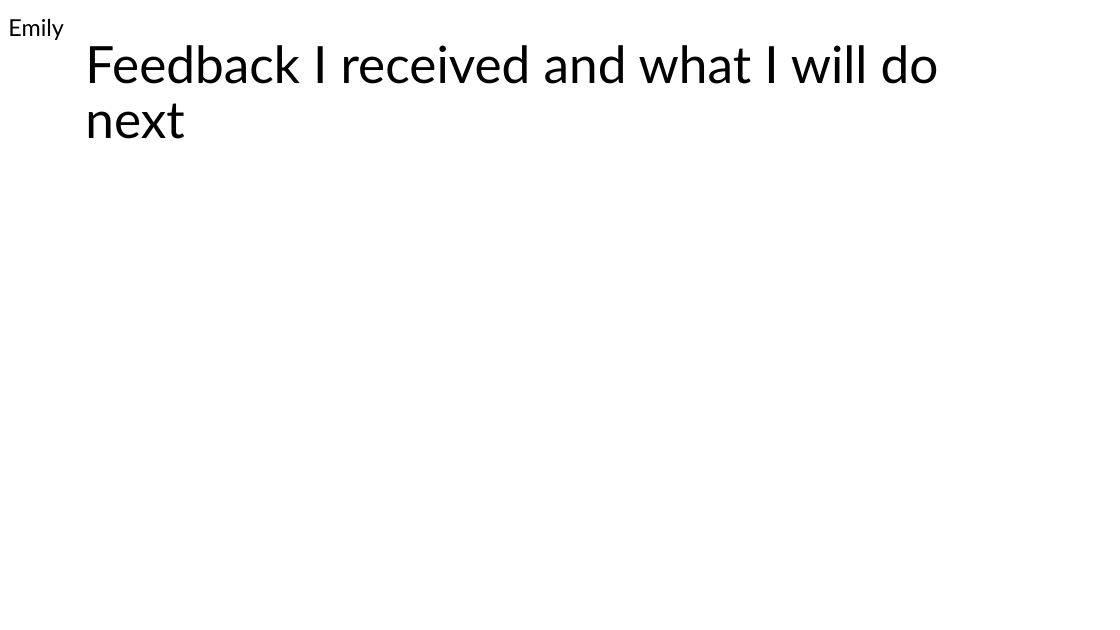
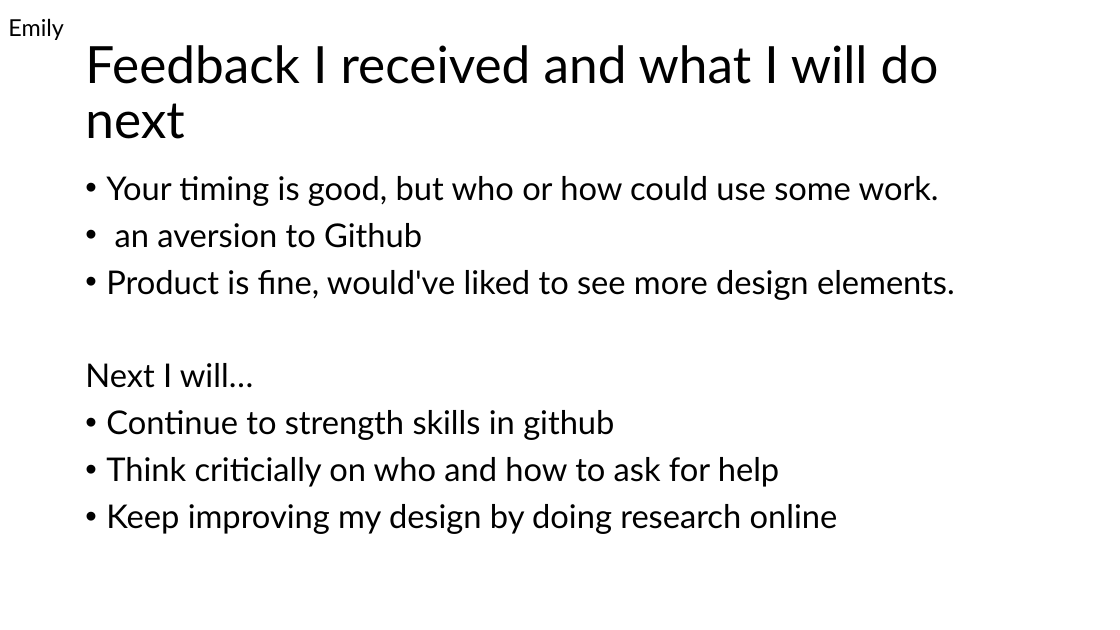
Before and after one commit to ginassadauskas/Project5Group1, a slide deck: slide 9 of peer assessment/interm peer assessment oct 26.pptx. Drawn at 1120x630 pixels with LibreOffice and Linux fonts; fonts in the diff are those of the drawing. Boxes give left, top, right and bottom in pixels: in the first picture for what was removed or moved away, otherwise in the second. Text is boxed around its words. In the diff, an @@ line names an element or a change of style, - is before the commit and + after.

```diff
--- a/peer assessment/interm peer assessment oct 26.pptx
+++ b/peer assessment/interm peer assessment oct 26.pptx
@@ text added at [85, 176, 955, 534], 28 pt, text #000000 @@
+• Your timing is good, but who or how could use some work.
+• an aversion to Github
+• Product is fine, would've liked to see more design elements.
+Next I will…
+• Continue to strength skills in github
+• Think criticially on who and how to ask for help
+• Keep improving my design by doing research online
```
Also in this commit, not shown: 2 other slides changed.
